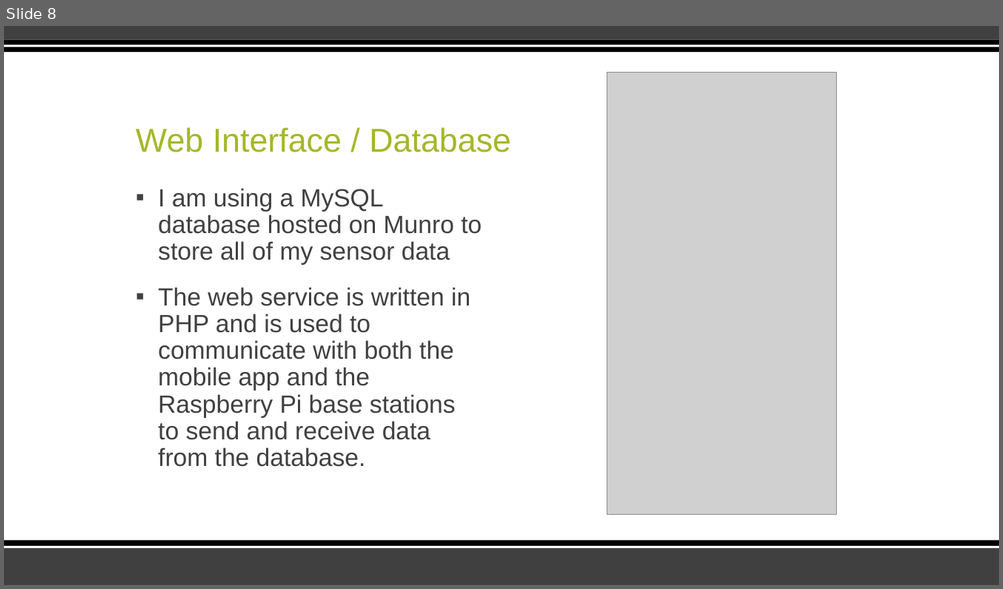
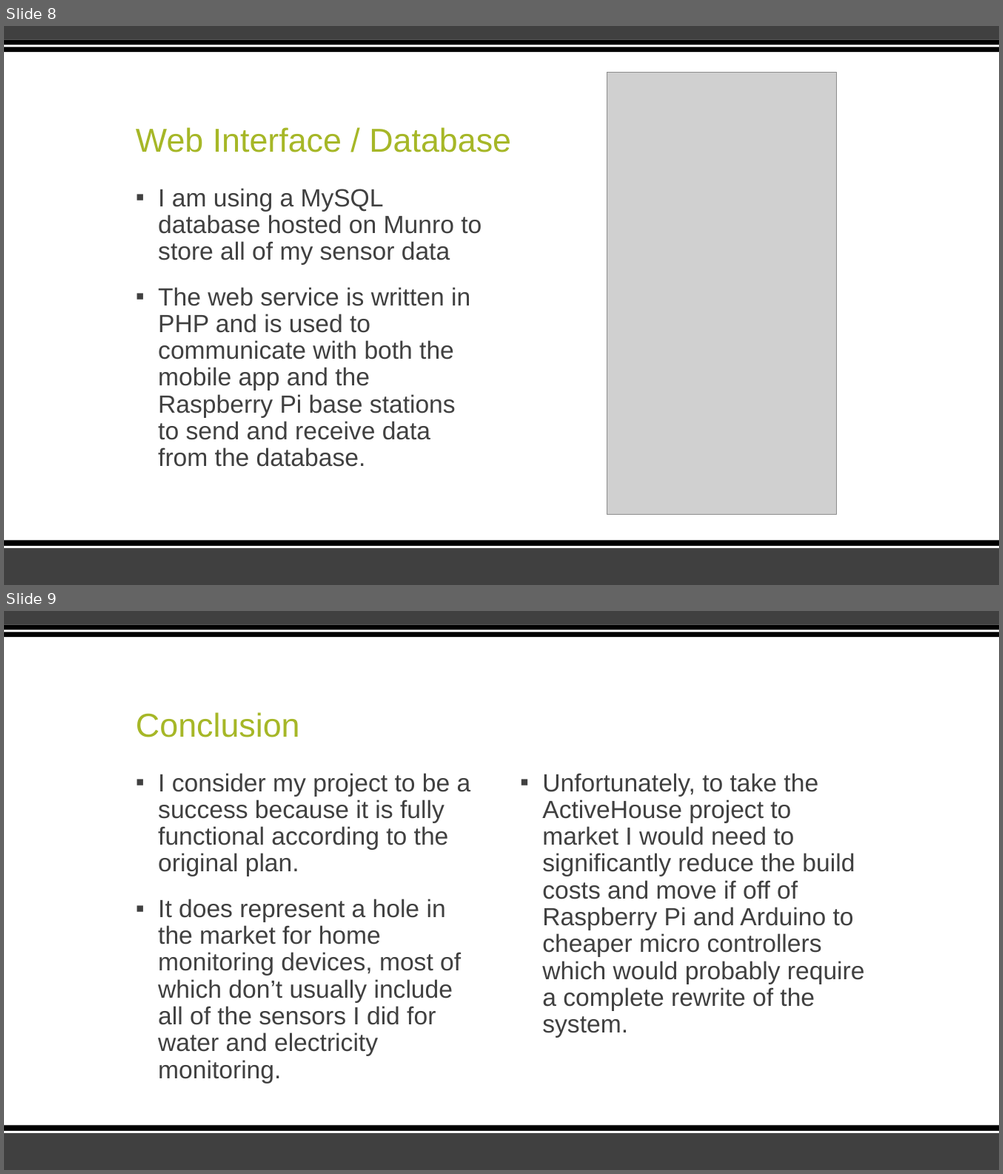
Before and after one commit to irwintr/irwintr.github.io, a slide deck: Documents/Presentation - Final.pptx. Shown one above the other, each under a label of ours: slide 8 before the commit, slides 8 and 9 after it. The pictures are 1003x589 and 1003x1174 pixels, drawn with LibreOffice and Linux fonts; fonts in the diff are those of the drawing; grey boxes stand for pictures. Boxes give left, top, right and bottom in pixels: in the first picture for what was removed or moved away, otherwise in the second. Text is boxed around its words. In the diff, an @@ line names an element or a change of style, - is before the commit and + after.

Commit message:
Updated presentation

```diff
--- a/Documents/Presentation - Final.pptx
+++ b/Documents/Presentation - Final.pptx
@@ slide 9 added at (4,611,999,1170), background #FFFFFF; not listed: 6 template elements that a slide beside it also shows @@
@@ title added at (136,712,300,738), 32 pt, text #A6B727 @@
+Conclusion
@@ text added at (158,773,471,1084), 24 pt, text #404040 @@
+▪ I consider my project to be a success because it is fully functional according to the original plan.
+▪ It does represent a hole in the market for home monitoring devices, most of which don’t usually include all of the sensors I did for water and electricity monitoring.
@@ text added at (542,773,865,1038), 24 pt, text #404040 @@
+▪ Unfortunately, to take the ActiveHouse project to market I would need to significantly reduce the build costs and move if off of Raspberry Pi and Arduino to cheaper micro controllers which would probably require a complete rewrite of the system.
```
Also in this commit, not shown: 1 slide removed.
